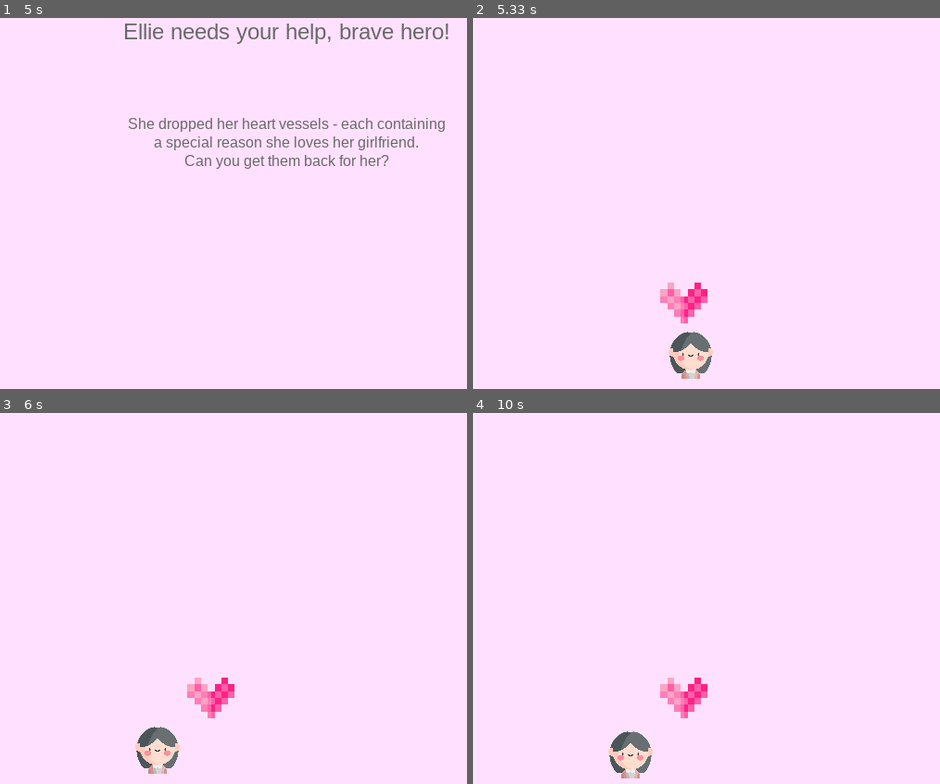
Above: before the commit, frames 1-4 (two rows, left to right).
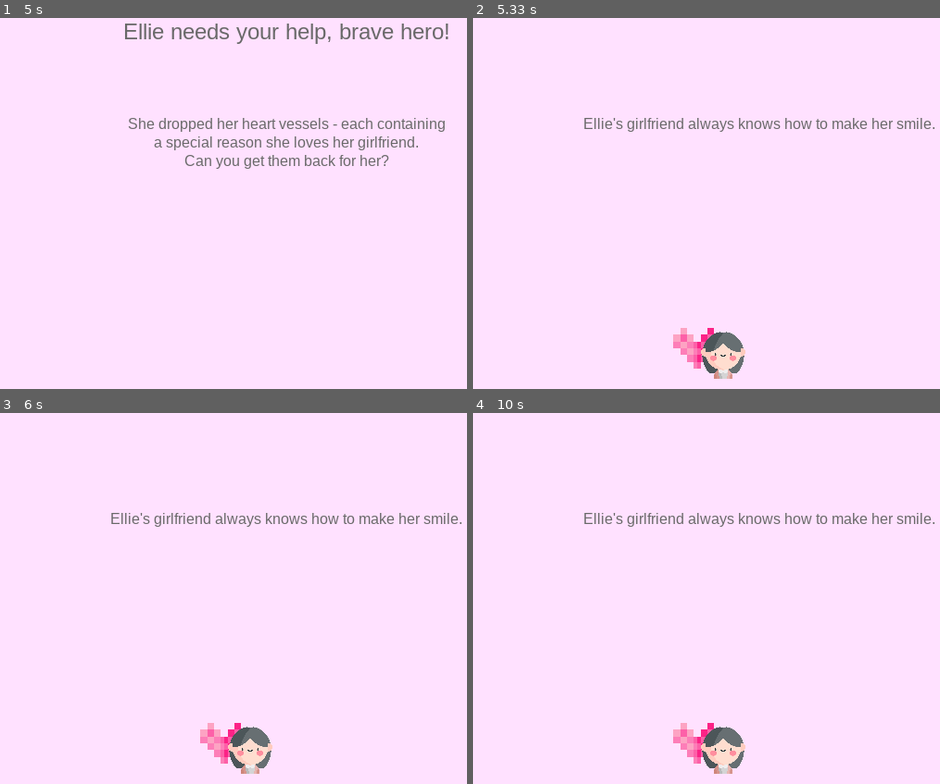
Above: after the commit, the same moments.

Repository: ellewright/first-pygame
Game: pygame game, started from main.py
The game is run twice, just before and just after one commit, with the same random seed, the same clock (stepped at 60 frames per second) and the same inputs.
Inputs:
- Up to frame 1 (5 s): no input
- Up to frame 2 (5.33 s): hold A from 5.07 s (still down)
- Up to frame 3 (6 s): release A at 5.53 s
- Up to frame 4 (10 s): hold S from 9.8 s (still down)

Frame 1 is identical in both runs. In frame 2, 3.2% of the frame differs, in the area x 23-99%, y 26-98%; in frame 3, 3.8%; in frame 4, 3.8%.

Commit message:
Add princess and blit to screen, adjust heart spawn area

Diff:
--- a/main.py
+++ b/main.py
@@ -27,8 +27,14 @@
 HEART_ICON = pygame.transform.scale_by(pygame.image.load("heart.png"), 0.1)
 HEART_WIDTH = HEART_ICON.get_size()[0]
 HEART_HEIGHT = HEART_ICON.get_size()[1]
-heart_x = random.randint(0, WIDTH - (PADDING_X + HEART_WIDTH))
-heart_y = random.randint(0, HEIGHT - ((PADDING_Y * 3) + (HEART_HEIGHT)))
+heart_x = random.randint(PLAYER_WIDTH // 2, WIDTH - math.ceil(PLAYER_WIDTH * 1.5))
+heart_y = random.randint(PLAYER_HEIGHT // 2, HEIGHT - math.ceil(PLAYER_HEIGHT * 1.5))
+
+PRINCESS_ICON = pygame.transform.scale_by(pygame.image.load("princess.png"), 0.1)
+PRINCESS_WIDTH = PRINCESS_ICON.get_size()[0]
+PRINCESS_HEIGHT = PRINCESS_ICON.get_size()[1]
+princess_x = WIDTH // 2 - (PRINCESS_WIDTH // 2)
+princess_y = HEIGHT - (HEIGHT // 3)
 
 SECRETS = [
     "Ellie's girlfriend always knows how to make her smile.",
@@ -51,6 +57,9 @@
 
 def draw_heart(x, y):
     screen.blit(HEART_ICON, (x, y))
+
+def draw_princess(x, y):
+    screen.blit(PRINCESS_ICON, (x, y))
 
 def control_movement():
     global player_x, player_y
@@ -103,7 +112,9 @@
         "Without my hearts, surely I would have perished.",
         "You're my glorious saviour!"
     ]
+
     screen.fill("thistle1")
+    draw_princess(princess_x, princess_y)
 
     title = TITLE_FONT.render(TITLE_TEXT, True, GRAY)
     title_rect = title.get_rect(center=(WIDTH // 2, HEIGHT // 3))
Binary file added: princess.png
